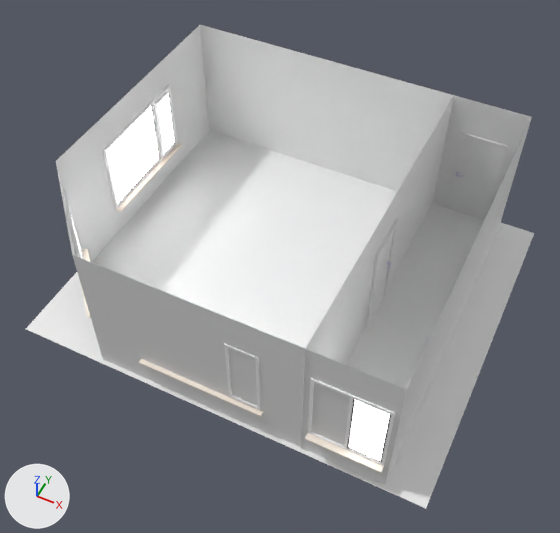
The Blender file MAG 2/PSX MAG 2.blend: old version first, new version second.
Rendered twice from a camera (50 mm lens) standing at (6.22, -9.49, 12.09) and looking at (1.77, -0.6, 0.98). Arrows for +X, +Y and +Z are at lower left; the lights stay in place.

Names of what the first picture shows: 'Door', 'Door.001', 'DoorFrame', 'DoorFrame.001', 'Ground', 'Plane', 'Walls', 'Window', 'Window.001', 'Window.002'.
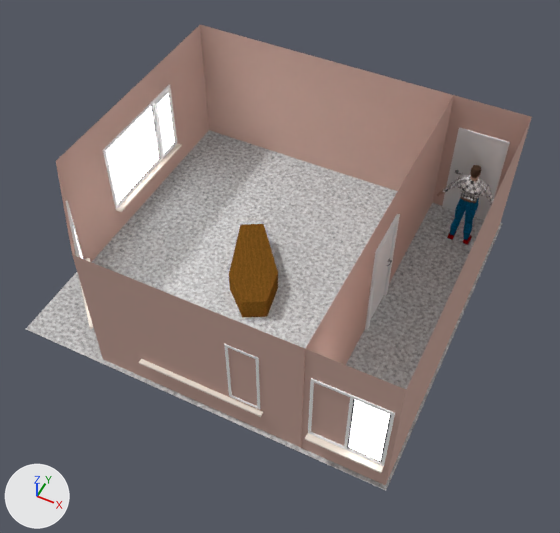
ob_window_group_003 is not drawn itself; it is the parent of ob_window_003, ob_ctrl_hole_006.

Where the newer file only moved an object's origin or applied its transform, the numbers keep the older frame.

Changed parts and their boxes (x1, y1, x2, y2) in the pictures (560 x 533 px):
'Ground', recoloured, reshaped (white to grey, 6% narrower)
    before: (26, 130, 534, 508)
    after: (26, 130, 503, 491)
'Walls', recoloured (grey to beige)
    both: (56, 25, 454, 446)
'Plane', recoloured (grey to brown)
    both: (299, 95, 532, 485)
'Coffin', added
    after: (229, 224, 278, 318)
'John', added
    after: (437, 165, 494, 245)
'Window.003', moved
    before: (64, 191, 91, 318)
    after: (66, 201, 94, 329)

The change, as a list of edits to the scene's bpy script:
```text
Add img_john_texture_png_001:
    img_john_texture_png_001 = load_image('John Texture.png.001', '../MAG Common/Images/Textures/John Texture.png', 256, 256, 'sRGB')
Add mat_wallpaper:
    mat_wallpaper = diffuse_material('Wallpaper')
    mat_wallpaper.base_color = (0.628, 0.415, 0.359)  # beige #d0aca2
Add mat_carpet:
    mat_carpet = bpy.data.materials.new('Carpet')
    # nodes: BsdfDiffuse, OutputMaterial, TexNoise, TexVoronoi, ValToRGB
    # colours: black #000000, white #ffffff
Add mat_john:
    mat_john = diffuse_material('John')
    mat_john.texture = img_john_texture_png_001
Add mat_coffin:
    mat_coffin = bpy.data.materials.new('Coffin')
    # nodes: BsdfDiffuse, OutputMaterial, TexNoise, TexVoronoi, TexWave, ValToRGB
    # colours: black #000000, brown #9b692b
Change me_plane:
    where me_plane.from_pydata(...)  # 4 vertices, 1 face; spans x -1.0..1.68, y -1.0..1.0, z 0.0
    used by ob_ground; location = (0.74, 0.01, 0.0); scale = (3.06, 3.5, 3.84)
    me_plane part 1
    me_plane.vertices[1].co: (1.68, -1.0, 0.0) -> (1.46, -1.0, 0.0)  # pixel (426, 508) -> pixel (386, 490)
    me_plane.vertices[3].co: (1.68, 1.0, 0.0) -> (1.46, 1.0, 0.0)  # pixel (534, 233) -> pixel (502, 223)
    add me_plane.materials.append(mat_carpet)
Change me_plane_001:
    where me_plane_001.from_pydata(...)  # 24 vertices, 13 faces; spans x -1.32..2.58, y -1.66..1.25, z -1.88..2.73
    add me_plane_001.materials.append(mat_wallpaper)  # beige #d0aca2
Change me_plane_004:
    where me_plane_004.from_pydata(...)  # 18 vertices, 9 faces; spans x -3.44..3.41, y -1.0..1.91, z 0.0..1.6
    add me_plane_004.materials.append(mat_wallpaper)  # beige #d0aca2
Add me_cube_001:
    me_cube_001.from_pydata(...)  # 248 vertices, 246 faces; spans x 1.92..2.99, y -1.53..-1.25, z -0.01..1.61
    me_cube_001.materials.append(mat_john)  # picture img_john_texture_png_001
Add me_cube:
    me_cube.from_pydata([(-0.24, 1.16, -0.24), (-0.24, 1.16, 0.24), (0.24, 1.16, -0.24), (0.24, 1.16, 0.24), (-0.49, -0.22, -0.24), (-0.49, -0.22, 0.24), (0.49, -0.22, -0.24), (0.49, -0.22, 0.24), (0.24, -0.95, 0.24), (0.24, -0.95, -0.24), (-0.24, -0.95, -0.24), (-0.24, -0.95, 0.24)], [], [(0, 1, 3, 2), (2, 3, 7, 6), (5, 4, 10, 11), (4, 5, 1, 0), (2, 6, 4, 0), (7, 3, 1, 5), (9, 8, 11, 10), (4, 6, 9, 10), (7, 5, 11, 8), (6, 7, 8, 9)])
    me_cube.materials.append(mat_coffin)
Change ob_window_group_003:
    ob_window_group_003.location: (-1.534, -2.347, 0.634) -> (-1.348, -2.532, 0.634)
Add ob_john:
    ob_john = bpy.data.objects.new('John', me_cube_001)
    ob_john.location = (7.53, 0.95, 0.0)
    ob_john.rotation_euler = (0.0, 0.0, -3.142)  # degrees (0, 0, -180)
    ob_john.scale = (1.24, 1.24, 1.24)
Add ob_coffin:
    ob_coffin = bpy.data.objects.new('Coffin', me_cube)
    ob_coffin.location = (1.08, -0.41, 0.24)
    ob_coffin.rotation_euler = (0.0, 0.0, 0.507)  # degrees (0, 0, 29)
```
